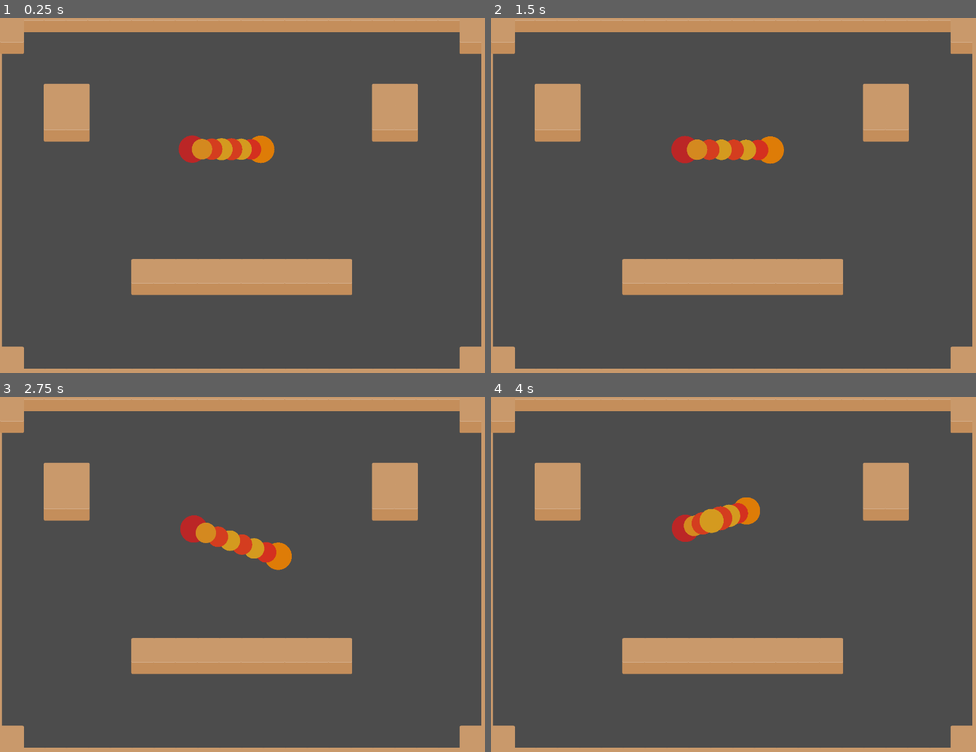
Above: before the commit, frames 1-4 (two rows, left to right).
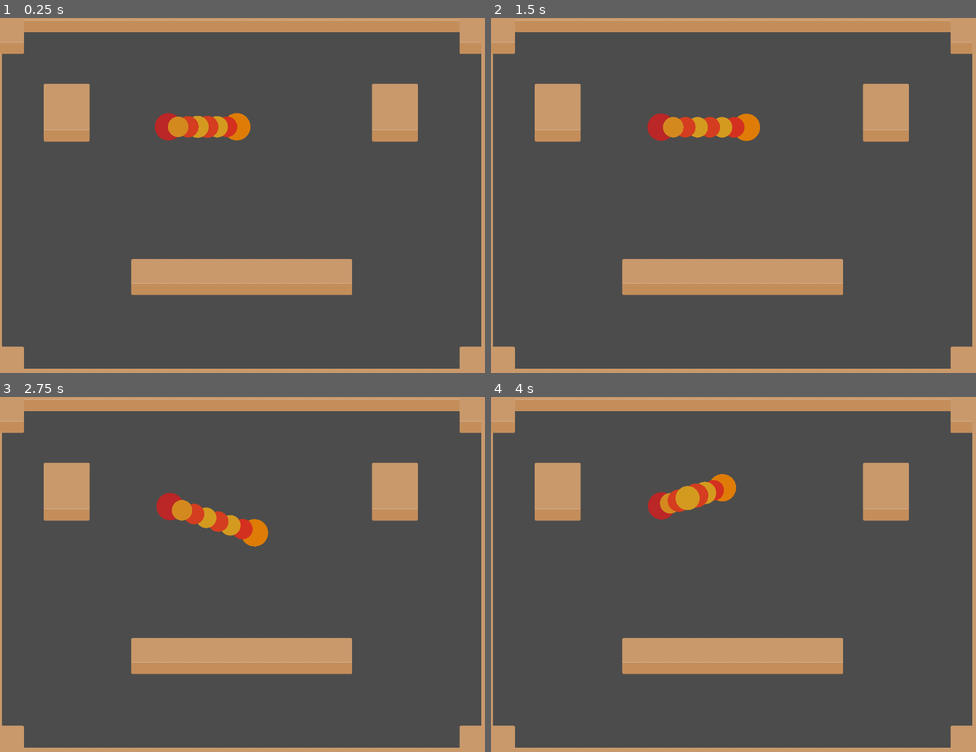
Above: after the commit, the same moments.

Repository: AlecTroemel/LudumDare46-EarlyWorm
Game: Godot game, scene res://World.tscn
Same seed, same stepped clock (60 frames per second), same inputs: the game is played once before the commit and once after it. The project has no main scene, so this scene is started directly.
Inputs:
- Up to frame 1 (0.25 s): no input
- Up to frame 2 (1.5 s): tap Enter (ui_accept) at 0.5, 0.77 s; hold Right (ui_right) 0.53-1.28 s; tap Space at 0.6, 1.35 s; hold Down (ui_down) from 1.28 s (still down)
- Up to frame 3 (2.75 s): tap Enter (ui_accept) at 1.52 s; release Down (ui_down) at 2.03 s; hold Right (ui_right) from 2.03 s (still down); tap Space at 2.1 s
- Up to frame 4 (4 s): release Right (ui_right) at 2.78 s; hold Up (ui_up) 2.78-3.53 s; tap Space at 2.85, 3.6 s; tap Enter (ui_accept) at 3.02, 3.77 s; hold Left (ui_left) from 3.53 s (still down)

The runs differ from the first frame. In frame 1, 2.4% of the frame differs, in the area x 31-57%, y 26-41%; in frame 2, 2.7%, in the area x 32-61%, y 26-42%; in frame 3, 2.4%; in frame 4, 2.4%.

Commit message:
fix the worm

Diff:
--- a/InchWorm.tscn
+++ b/InchWorm.tscn
@@ -15,7 +15,7 @@
 [node name="SpringJoint" type="DampedSpringJoint2D" parent="."]
 modulate = Color( 0.376471, 0.141176, 0.141176, 1 )
 self_modulate = Color( 0.32549, 0.145098, 0.145098, 1 )
-position = Vector2( 270.274, 65.7398 )
+position = Vector2( 200, 0 )
 rotation = 1.5708
 node_a = NodePath("../Head")
 node_b = NodePath("../Butt")
@@ -27,7 +27,6 @@
 [node name="SpringJoint2" type="DampedSpringJoint2D" parent="."]
 modulate = Color( 0.376471, 0.141176, 0.141176, 1 )
 self_modulate = Color( 0.32549, 0.145098, 0.145098, 1 )
-position = Vector2( 71.7771, 64.4188 )
 rotation = 1.5708
 node_a = NodePath("../Head")
 node_b = NodePath("../Butt")
@@ -37,7 +36,7 @@
 damping = 0.1
 
 [node name="Butt" parent="." instance=ExtResource( 2 )]
-position = Vector2( 269.982, 65.8788 )
+position = Vector2( 200, 0 )
 z_index = 1
 color = Color( 0.87451, 0.490196, 0.0313726, 1 )
 radius = 40
@@ -73,7 +72,6 @@
 radius = 30
 
 [node name="Head" parent="." instance=ExtResource( 2 )]
-position = Vector2( 69.7641, 65.2758 )
 z_index = 10
 color = Color( 0.737255, 0.152941, 0.152941, 1 )
 radius = 40
